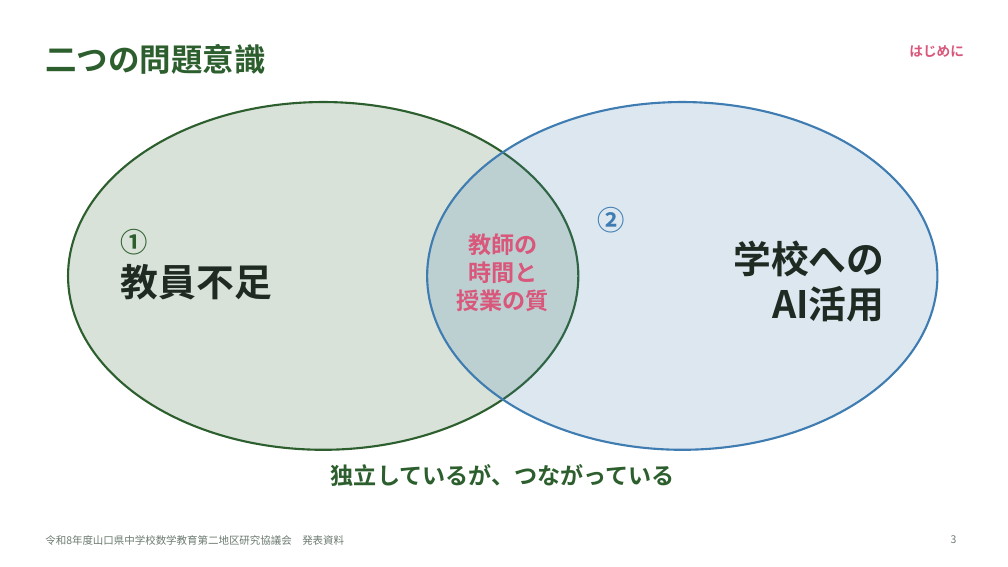
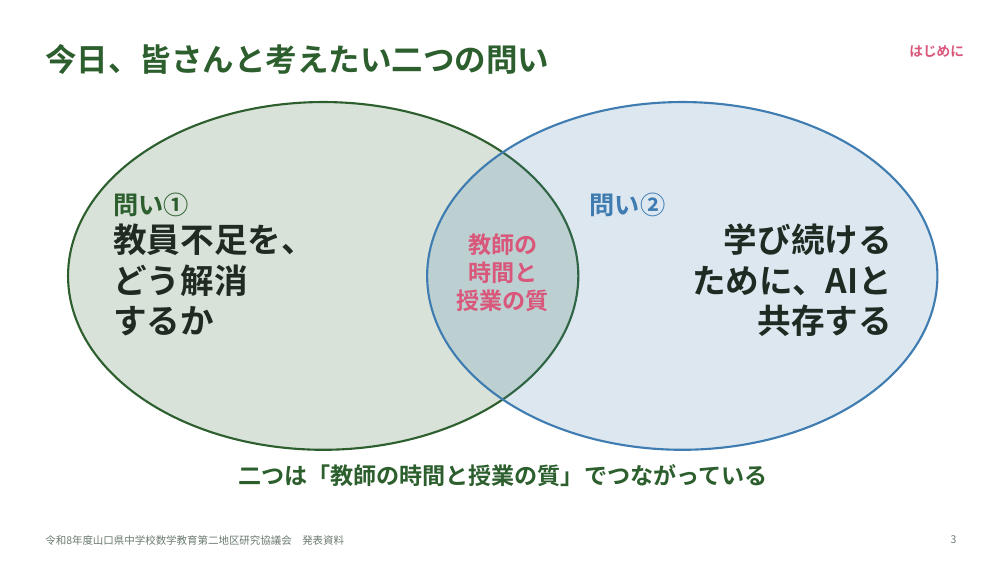
Before and after one commit to margiela14th-sudo/my-ai-project, a slide deck: slide 3 of 07_完成資料/県大会発表_生成AI授業再構築.pptx. Drawn at 1008x567 pixels with LibreOffice and Linux fonts; fonts in the diff are those of the drawing. Boxes give left, top, right and bottom in pixels: in the first picture for what was removed or moved away, otherwise in the second. Text is boxed around its words. In the diff, an @@ line names an element or a change of style, - is before the commit and + after.

```diff
--- a/07_完成資料/県大会発表_生成AI授業再構築.pptx
+++ b/07_完成資料/県大会発表_生成AI授業再構築.pptx
@@ title at [45,44,549,74]: text changed @@
-二つの問題意識
+今日、皆さんと考えたい二つの問い
@@ text at [113,192,315,336]: text changed; size 36 to 32 pt @@
-①
-教員不足
+問い①
+教員不足を、
+どう解消
+するか
@@ text at [590,192,892,336]: text changed; size 36 to 32 pt @@
-②
-学校への
-AI活用
+問い②
+学び続ける
+ために、AIと
+共存する
@@ text at [238,464,767,486]: text changed @@
-独立しているが、つながっている
+二つは「教師の時間と授業の質」でつながっている
```
Also in this commit, not shown: 15 other slides changed, 5 slides added, 4 slides removed, 10 other files.
